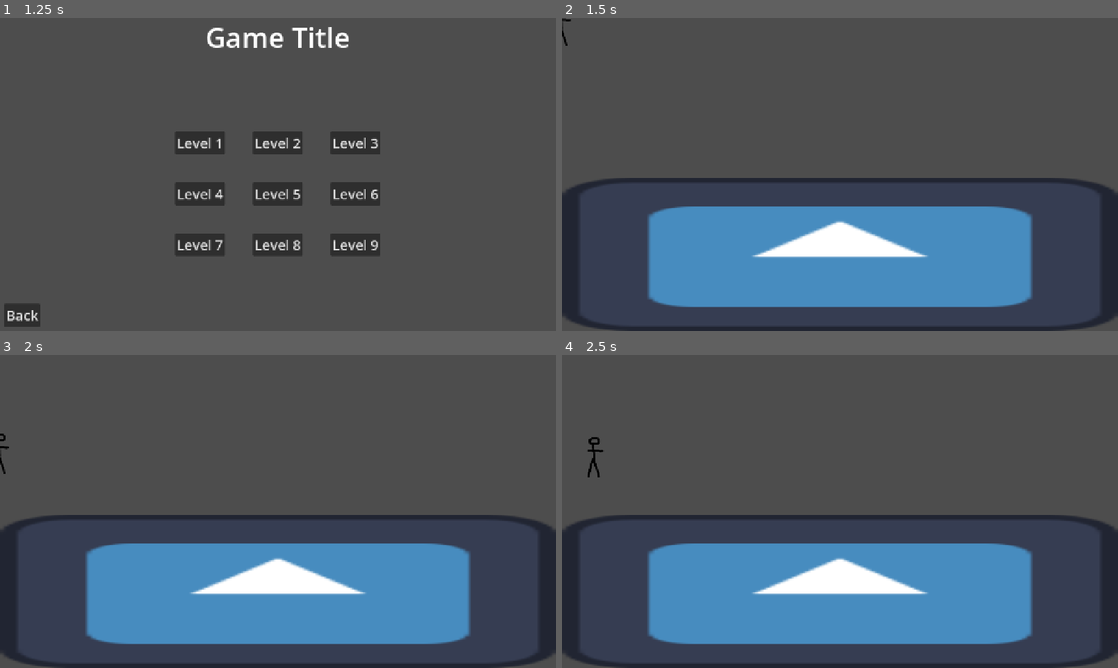
Above: before the commit, frames 1-4 (two rows, left to right).
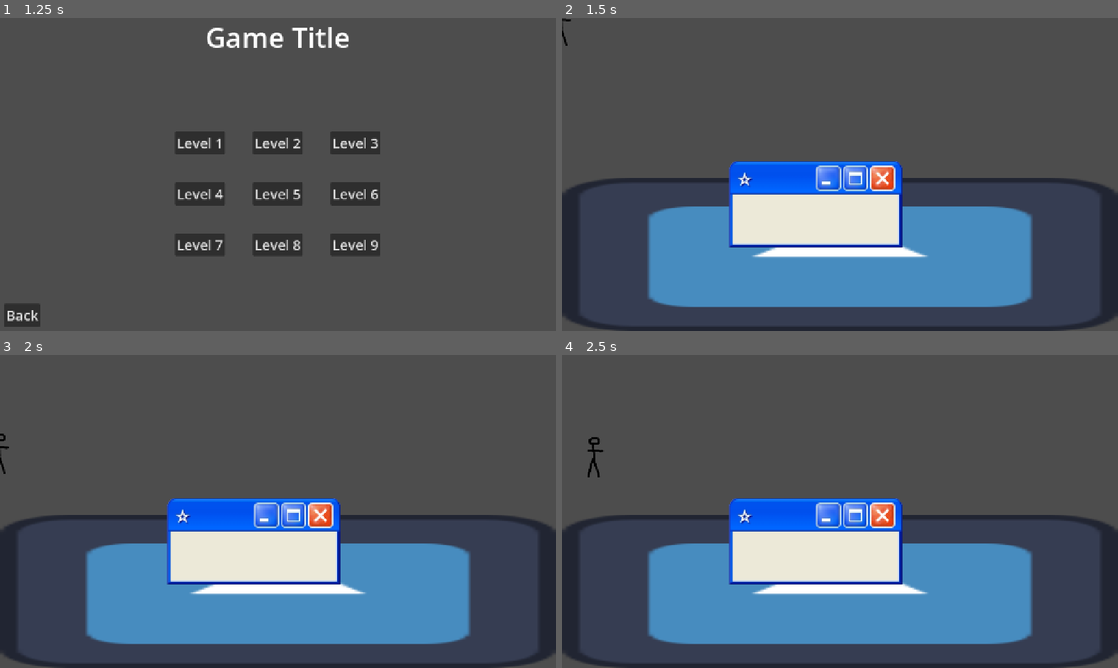
Above: after the commit, the same moments.

Repository: MalcolmSutcliffe/ggj-2026-algonquin-gcc
Game: Godot game, scene res://main.tscn
The game is run twice, just before and just after one commit, with the same random seed, the same clock (stepped at 60 frames per second) and the same inputs. The engine's default icon, where the game draws it, is replaced by a stand-in: a white triangle on a blue panel in a dark square.
Inputs (mouse positions are in pixels of both pictures, inside the frame that each line leads up to):
- Up to frame 1 (1.25 s): click "Play" at 0.5 s
- Up to frame 2 (1.5 s): click "Level 1" at 1.25 s
- Up to frame 3 (2 s): no input
- Up to frame 4 (2.5 s): tap Enter at 2 s; move the mouse to (962, 495) at 2.02 s; press the mouse at (962, 495) at 2.03 s; hold D (move_right) from 2.03 s (still down); tap W (jump) at 2.27 s

Frame 1 is identical in both runs. In frame 2, 8.6% of the frame differs, in the area x 30-62%, y 45-74%; in frame 3, 8.6%; in frame 4, 8.6%.

Commit message:
Resizable Windows (#7)
* added resizeable window with collision

* Update windows.tscn

* added top detectors, cleaned up code,

also added support for multiple windows in a scene

* window ordering

* small refactor

Diff:
--- /dev/null
+++ b/ggj-2026-acgcc/detectMouse.gd
@@ -0,0 +1,16 @@
+class_name detectMouse extends Control
+
+var mouse_is_over : bool = false
+
+func _ready():
+	connect("mouse_entered", Callable(self, "_on_mouse_entered"))
+	connect("mouse_exited", Callable(self, "_on_mouse_exited"))
+
+func _on_mouse_entered():
+	mouse_is_over = true
+
+func _on_mouse_exited():
+	mouse_is_over = false
+
+func get_is_mouse_over() -> bool:
+	return mouse_is_over
--- a/ggj-2026-acgcc/levels/level_1.tscn
+++ b/ggj-2026-acgcc/levels/level_1.tscn
@@ -1,6 +1,7 @@
 [gd_scene format=3 uid="uid://di3uh3a84fwg6"]
 
 [ext_resource type="Texture2D" uid="uid://bhhej1yi5xqft" path="res://icon.svg" id="1_vn7o3"]
+[ext_resource type="PackedScene" uid="uid://yp5wj0qi5iwf" path="res://windows.tscn" id="2_jirdo"]
 
 [sub_resource type="PhysicsMaterial" id="PhysicsMaterial_h2yge"]
 
@@ -20,3 +21,7 @@
 position = Vector2(640, 544)
 scale = Vector2(10, 2.75)
 texture = ExtResource("1_vn7o3")
+
+[node name="Window" parent="." unique_id=1140407647 instance=ExtResource("2_jirdo")]
+
+[node name="Window2" parent="." unique_id=2077473668 instance=ExtResource("2_jirdo")]
--- a/ggj-2026-acgcc/project.godot
+++ b/ggj-2026-acgcc/project.godot
@@ -40,6 +40,11 @@
 , Object(InputEventKey,"resource_local_to_scene":false,"resource_name":"","device":-1,"window_id":0,"alt_pressed":false …(182 unchanged characters)…
 ]
 }
+LeftMouseDown={
+"deadzone": 0.2,
+"events": [Object(InputEventMouseButton,"resource_local_to_scene":false,"resource_name":"","device":-1,"window_id":0,"alt_pressed":false,"shift_pressed":false,"ctrl_pressed":false,"meta_pressed":false,"button_mask":1,"position":Vector2(58, 18),"global_position":Vector2(67, 66),"factor":1.0,"button_index":1,"canceled":false,"pressed":true,"double_click":false,"script":null)
+]
+}
 
 [physics]
 
--- /dev/null
+++ b/ggj-2026-acgcc/windowResizer.gd
@@ -0,0 +1,167 @@
+extends Control
+
+var start : Vector2
+var initialPosition : Vector2
+var isMoving : bool
+var isResizing : bool
+var resizeX : bool
+var resizeY : bool
+var initialSize : Vector2
+
+@export var HitBox : CollisionShape2D
+
+@export var minimumSizeY : int
+@export var minimumSizeX : int
+
+@export var CanBeResized := true
+
+@export var moverTop : detectMouse
+@export var resizerTop : detectMouse
+@export var resizerLeft : detectMouse
+@export var resizerRight : detectMouse
+@export var resizerBottom : detectMouse
+@export var resizerBottomLeft : detectMouse
+@export var resizerBottomRight : detectMouse
+@export var resizerTopLeft : detectMouse
+@export var resizerTopRight : detectMouse
+
+var mouse_is_over : bool = false
+
+func _ready():
+	connect("mouse_entered", Callable(self, "_on_mouse_entered"))
+	connect("mouse_exited", Callable(self, "_on_mouse_exited"))
+	set_size(Vector2(minimumSizeX, minimumSizeY))
+
+func _on_mouse_entered():
+	mouse_is_over = true
+
+func _on_mouse_exited():
+	mouse_is_over = false
+
+func send_to_front():
+	get_parent().move_child(self, -1)
+
+func _input(event):
+	# make sure event is mouse event
+	if not event is InputEventMouse:
+		return
+
+	if Input.is_action_just_pressed("LeftMouseDown"):
+		# move to front
+		if (mouse_is_over):
+			send_to_front()
+
+		if moverTop.get_is_mouse_over():
+			start = event.position
+			initialPosition = get_global_position()
+			isMoving = true
+
+		elif resizerTop.get_is_mouse_over():
+			start.y = event.position.y
+			initialPosition.y = get_global_position().y
+			initialSize.y = get_size().y
+			isResizing = true
+			resizeY = true
+
+		elif resizerRight.get_is_mouse_over():
+			start.x = event.position.x
+			initialSize.x = get_size().x
+			resizeX = true
+			isResizing = true
+
+		elif resizerLeft.get_is_mouse_over():
+			start.x = event.position.x
+			initialPosition.x = get_global_position().x
+			initialSize.x = get_size().x
+			isResizing = true
+			resizeX = true
+
+		elif resizerBottom.get_is_mouse_over():
+			start.y = event.position.y
+			initialSize.y = get_size().y
+			resizeY = true
+			isResizing = true
+
+		elif resizerBottomRight.get_is_mouse_over():
+			start.x = event.position.x
+			start.y = event.position.y
+			initialSize.x = get_size().x
+			initialSize.y = get_size().y
+			isResizing = true
+			resizeY = true
+			resizeX = true
+
+		elif resizerBottomLeft.get_is_mouse_over():
+			start.x = event.position.x
+			start.y = event.position.y
+			initialPosition.x = get_global_position().x
+			initialSize.x = get_size().x
+			initialSize.y = get_size().y
+			isResizing = true
+			resizeY = true
+			resizeX = true
+
+		elif resizerTopLeft.get_is_mouse_over():
+			start.x = event.position.x
+			start.y = event.position.y
+			initialPosition.x = get_global_position().x
+			initialPosition.y = get_global_position().y
+			initialSize.x = get_size().x
+			initialSize.y = get_size().y
+			isResizing = true
+			resizeY = true
+			resizeX = true
+
+		elif resizerTopRight.get_is_mouse_over():
+			start.x = event.position.x
+			start.y = event.position.y
+			initialPosition.y = get_global_position().y
+			initialSize.x = get_size().x
+			initialSize.y = get_size().y
+			isResizing = true
+			resizeY = true
+			resizeX = true
+
+	if Input.is_action_pressed("LeftMouseDown"):
+		if isMoving:
+			set_position(initialPosition + (event.position - start))
+			send_to_front()
+
+		if isResizing:
+			var newWidth = get_size().x
+			var newHeight = get_size().y
+
+			if resizeX:
+				newWidth = initialSize.x - (start.x - event.position.x)
+				newWidth = max(minimumSizeX, newWidth)
+			if resizeY:
+				newHeight = initialSize.y - (start.y - event.position.y)
+				newHeight = max(minimumSizeY, newHeight)
+
+			if initialPosition.x != 0:
+				newWidth = initialSize.x + (start.x - event.position.x)
+				newWidth = max(minimumSizeX, newWidth)
+				set_position(Vector2(initialPosition.x - (newWidth - initialSize.x), get_position().y))
+
+			if initialPosition.y != 0:
+				newHeight = initialSize.y + (start.y - event.position.y)
+				newHeight = max(minimumSizeY, newHeight)
+				set_position(Vector2(get_position().x, initialPosition.y - (newHeight - initialSize.y)))
+
+			send_to_front()
+			set_size(Vector2(newWidth, newHeight))
+			var rect = get_global_rect()
+			HitBox.shape.size = Vector2(newWidth, newHeight)
+			HitBox.position = rect.size/2
+
+
+	if Input.is_action_just_released("LeftMouseDown"):
+		isMoving = false
+		initialPosition = Vector2(0,0)
+		resizeX = false
+		resizeY = false
+		isResizing = false
+
+
+func _on_close_button_pressed() -> void:
+	self.queue_free()
--- /dev/null
+++ b/ggj-2026-acgcc/windows.tscn
@@ -0,0 +1,190 @@
+[gd_scene format=3 uid="uid://yp5wj0qi5iwf"]
+
+[ext_resource type="Script" uid="uid://ccakqd340a13c" path="res://windowResizer.gd" id="1_22j4m"]
+[ext_resource type="Texture2D" uid="uid://ct08owxnyryol" path="res://Assets/windowimage_src.png" id="2_13e0b"]
+[ext_resource type="Script" uid="uid://g8rcyjxeupny" path="res://detectMouse.gd" id="2_dkob1"]
+[ext_resource type="Texture2D" uid="uid://c81atj4a0yc3x" path="res://Assets/close_button.png" id="4_pxnrm"]
+
+[sub_resource type="RectangleShape2D" id="RectangleShape2D_22j4m"]
+resource_local_to_scene = true
+size = Vector2(363, 242.5)
+
+[node name="Window" type="Control" unique_id=1494559892 node_paths=PackedStringArray("HitBox", "moverTop", "resizerTop", "resizerLeft", "resizerRight", "resizerBottom", "resizerBottomLeft", "resizerBottomRight", "resizerTopLeft", "resizerTopRight")]
+layout_mode = 3
+anchors_preset = 0
+offset_left = 384.0
+offset_top = 329.0
+offset_right = 748.0
+offset_bottom = 573.0
+script = ExtResource("1_22j4m")
+HitBox = NodePath("StaticBody2D/CollisionShape2D")
+minimumSizeY = 200
+minimumSizeX = 400
+moverTop = NodePath("Mover")
+resizerTop = NodePath("ResizerTop")
+resizerLeft = NodePath("ResizerLeft")
+resizerRight = NodePath("ResizerRight")
+resizerBottom = NodePath("ResizerBottom")
+resizerBottomLeft = NodePath("ResizerBottomLeft")
+resizerBottomRight = NodePath("ResizerBottomRight")
+resizerTopLeft = NodePath("ResizerTopLeft")
+resizerTopRight = NodePath("ResizerTopRight")
+
+[node name="NinePatchRect" type="NinePatchRect" parent="." unique_id=1138651816]
+layout_mode = 1
+anchors_preset = 15
+anchor_right = 1.0
+anchor_bottom = 1.0
+grow_horizontal = 2
+grow_vertical = 2
+texture = ExtResource("2_13e0b")
+region_rect = Rect2(0, 0, 953, 1037)
+patch_margin_left = 60
+patch_margin_top = 78
+patch_margin_right = 200
+patch_margin_bottom = 12
+axis_stretch_horizontal = 2
+axis_stretch_vertical = 2
+
+[node name="Mover" type="Control" parent="." unique_id=968527687]
+layout_mode = 1
+anchors_preset = 10
+anchor_right = 1.0
+offset_left = 69.0
+offset_top = 8.0
+offset_right = -206.0
+offset_bottom = 71.0
+grow_horizontal = 2
+mouse_default_cursor_shape = 6
+script = ExtResource("2_dkob1")
+
+[node name="ResizerTop" type="Control" parent="." unique_id=576920483]
+layout_mode = 1
+anchors_preset = 10
+anchor_right = 1.0
+offset_left = 5.0
+offset_top = -7.0
+offset_right = -4.0
+offset_bottom = 6.0
+grow_horizontal = 2
+mouse_default_cursor_shape = 9
+script = ExtResource("2_dkob1")
+
+[node name="ResizerLeft" type="Control" parent="." unique_id=1714306963]
+layout_mode = 1
+anchors_preset = 9
+anchor_bottom = 1.0
+offset_left = -6.0
+offset_top = 4.0
+offset_right = 6.0
+offset_bottom = -4.0
+grow_vertical = 2
+mouse_default_cursor_shape = 10
+script = ExtResource("2_dkob1")
+
+[node name="ResizerRight" type="Control" parent="." unique_id=93605939]
+layout_mode = 1
+anchors_preset = 11
+anchor_left = 1.0
+anchor_right = 1.0
+anchor_bottom = 1.0
+offset_left = -6.0
+offset_top = 4.0
+offset_right = 6.0
+offset_bottom = -4.0
+grow_horizontal = 0
+grow_vertical = 2
+mouse_default_cursor_shape = 10
+script = ExtResource("2_dkob1")
+
+[node name="ResizerBottom" type="Control" parent="." unique_id=732518892]
+layout_mode = 1
+anchors_preset = 12
+anchor_top = 1.0
+anchor_right = 1.0
+anchor_bottom = 1.0
+offset_left = 4.0
+offset_top = -4.0
+offset_right = -4.0
+offset_bottom = 7.0
+grow_horizontal = 2
+grow_vertical = 0
+mouse_default_cursor_shape = 9
+script = ExtResource("2_dkob1")
+
+[node name="ResizerBottomLeft" type="Control" parent="." unique_id=2138036625]
+layout_mode = 1
+anchors_preset = 2
+anchor_top = 1.0
+anchor_bottom = 1.0
+offset_left = -7.0
+offset_top = -8.0
+offset_right = 9.0
+offset_bottom = 6.0
+grow_vertical = 0
+mouse_default_cursor_shape = 11
+script = ExtResource("2_dkob1")
+
+[node name="ResizerTopLeft" type="Control" parent="." unique_id=397846831]
+layout_mode = 1
+anchors_preset = 0
+offset_left = -7.0
+offset_top = -6.0
+offset_right = 12.0
+offset_bottom = 13.0
+mouse_default_cursor_shape = 12
+script = ExtResource("2_dkob1")
+
+[node name="ResizerTopRight" type="Control" parent="." unique_id=1922962569]
+layout_mode = 1
+anchors_preset = 1
+anchor_left = 1.0
+anchor_right = 1.0
+offset_left = -13.0
+offset_top = -6.0
+offset_right = 5.0
+offset_bottom = 13.0
+grow_horizontal = 0
+mouse_default_cursor_shape = 11
+script = ExtResource("2_dkob1")
+
+[node name="ResizerBottomRight" type="Control" parent="." unique_id=1355157382]
+layout_mode = 1
+anchors_preset = 3
+anchor_left = 1.0
+anchor_top = 1.0
+anchor_right = 1.0
+anchor_bottom = 1.0
+offset_left = -8.0
+offset_top = -7.0
+offset_right = 6.0
+offset_bottom = 6.0
+grow_horizontal = 0
+grow_vertical = 0
+mouse_default_cursor_shape = 12
+script = ExtResource("2_dkob1")
+
+[node name="CloseButton" type="Button" parent="." unique_id=1698947771]
+layout_mode = 1
+anchors_preset = 1
+anchor_left = 1.0
+anchor_right = 1.0
+offset_left = -82.0
+offset_top = 5.0
+offset_right = -9.0
+offset_bottom = 75.0
+grow_horizontal = 0
+mouse_default_cursor_shape = 2
+keep_pressed_outside = true
+icon = ExtResource("4_pxnrm")
+flat = true
+icon_alignment = 1
+expand_icon = true
+
+[node name="StaticBody2D" type="StaticBody2D" parent="." unique_id=183385686]
+
+[node name="CollisionShape2D" type="CollisionShape2D" parent="StaticBody2D" unique_id=598871011]
+position = Vector2(181.5, 121.75)
+shape = SubResource("RectangleShape2D_22j4m")
+
+[connection signal="pressed" from="CloseButton" to="." method="_on_close_button_pressed"]
Binary file added: ggj-2026-acgcc/Assets/close_button.png
Not shown, added: ggj-2026-acgcc/Assets/close_button.png.import
Binary file added: ggj-2026-acgcc/Assets/windowimage_src.png
Not shown, added: ggj-2026-acgcc/Assets/windowimage_src.png.import
Not shown, added: ggj-2026-acgcc/detectMouse.gd.uid
Not shown: 1 places in ggj-2026-acgcc/main.tscn that only renumber resources
Not shown, added: ggj-2026-acgcc/windowResizer.gd.uid
